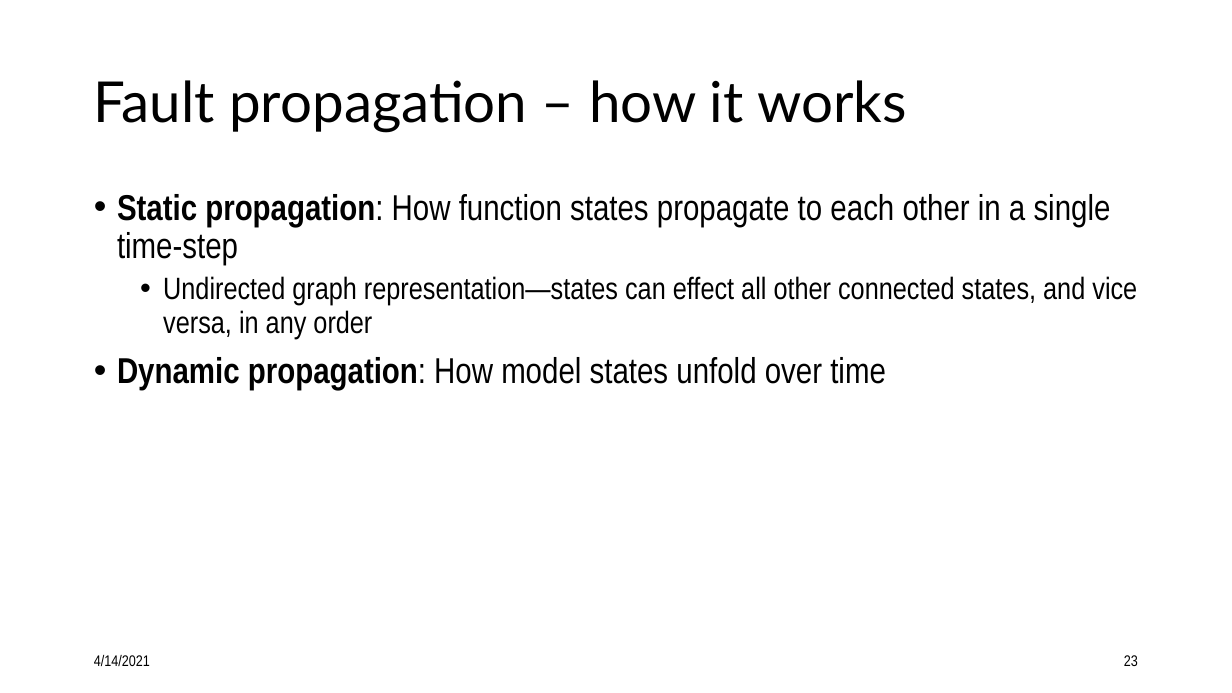
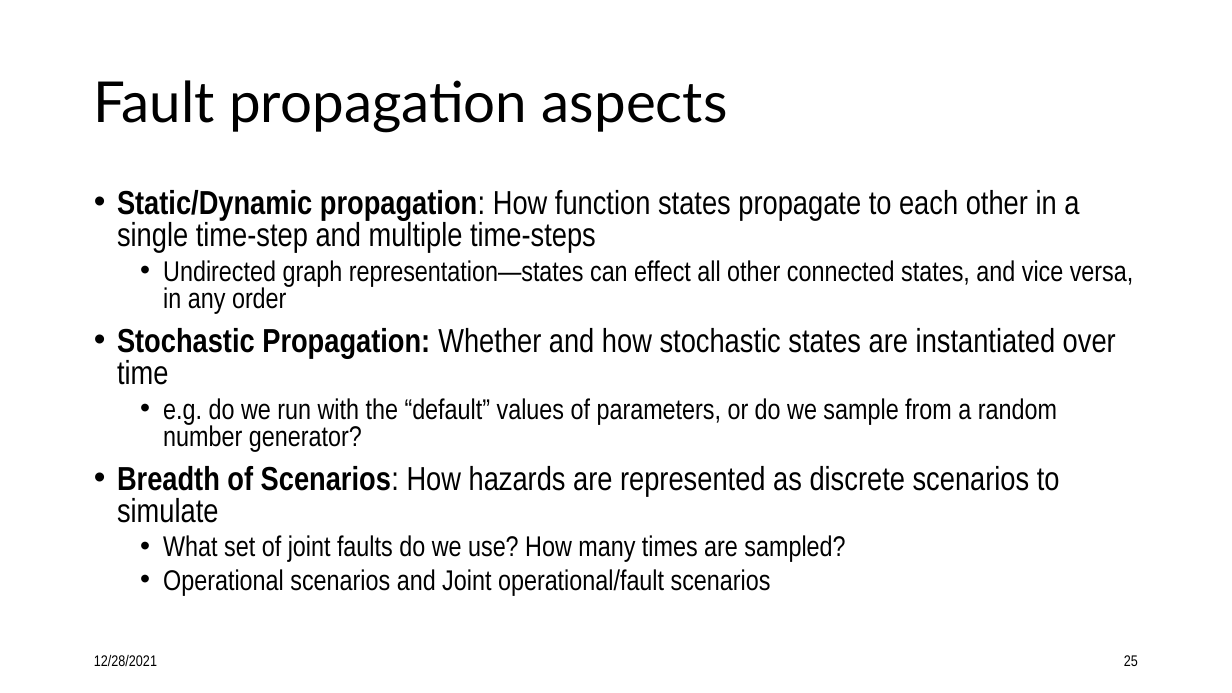
Before and after one commit to nasa/fmdtools, a slide deck: slide 25 of docs/Intro to fmdtools.pptx (slide 23 before the commit). Drawn at 1232x693 pixels with LibreOffice and Linux fonts; fonts in the diff are those of the drawing. Boxes give left, top, right and bottom in pixels: in the first picture for what was removed or moved away, otherwise in the second. Text is boxed around its words. In the diff, an @@ line names an element or a change of style, - is before the commit and + after.

Commit message:
Updating Documentation
- adding new functions to module descriptions
-update notebooks
- removing deprecated documentation

```diff
--- a/docs/Intro to fmdtools.pptx
+++ b/docs/Intro to fmdtools.pptx
@@ title at (x1=94, y1=80, x2=728, y2=132): text changed @@
-Fault propagation – how it works
+Fault propagation aspects
@@ text at (x1=117, y1=190, x2=1079, y2=253): text changed; size 28 to 25.9 pt @@
-• Static propagation: How function states propagate to each other in a single time-step
+• Static/Dynamic propagation: How function states propagate to each other in a single time-step and multiple time-steps
@@ text at (x1=163, y1=260, x2=1134, y2=313): size 24 to 22.2 pt in "Undirected graph representation—states can effect all other ..."; line spacing 0.9 to 0.8 @@
@@ text at (x1=117, y1=328, x2=1116, y2=595): text changed; size 28 to 22.2 pt @@
-• Dynamic propagation: How model states unfold over time
+• Stochastic Propagation: Whether and how stochastic states are instantiated over time
+  • e.g. do we run with the “default” values of parameters, or do we sample from a random number generator?
+• Breadth of Scenarios: How hazards are represented as discrete scenarios to simulate
+  • What set of joint faults do we use? How many times are sampled?
+  • Operational scenarios and Joint operational/fault scenarios
@@ text at (x1=94, y1=655, x2=157, y2=666): text changed @@
-4/14/2021
+12/28/2021
@@ page number at (x1=1124, y1=655, x2=1138, y2=666): text changed @@
-23
+25
```
Also in this commit, not shown: 32 other slides changed, 5 slides added, 3 slides removed, 14 other files.
